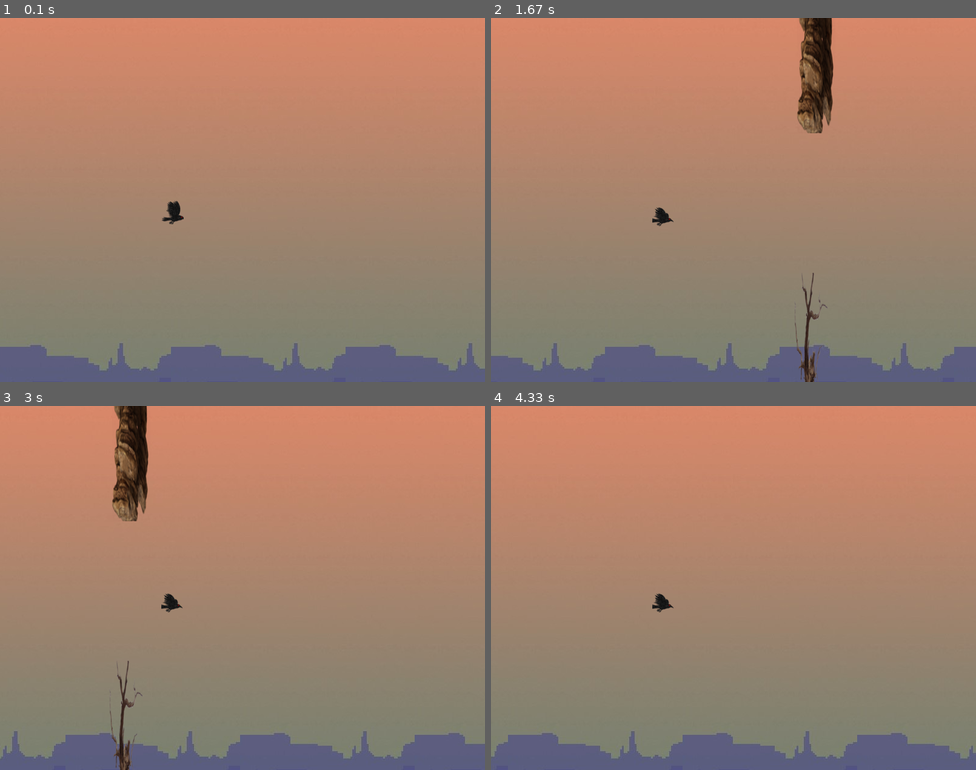
Above: before the commit, frames 1-4 (two rows, left to right).
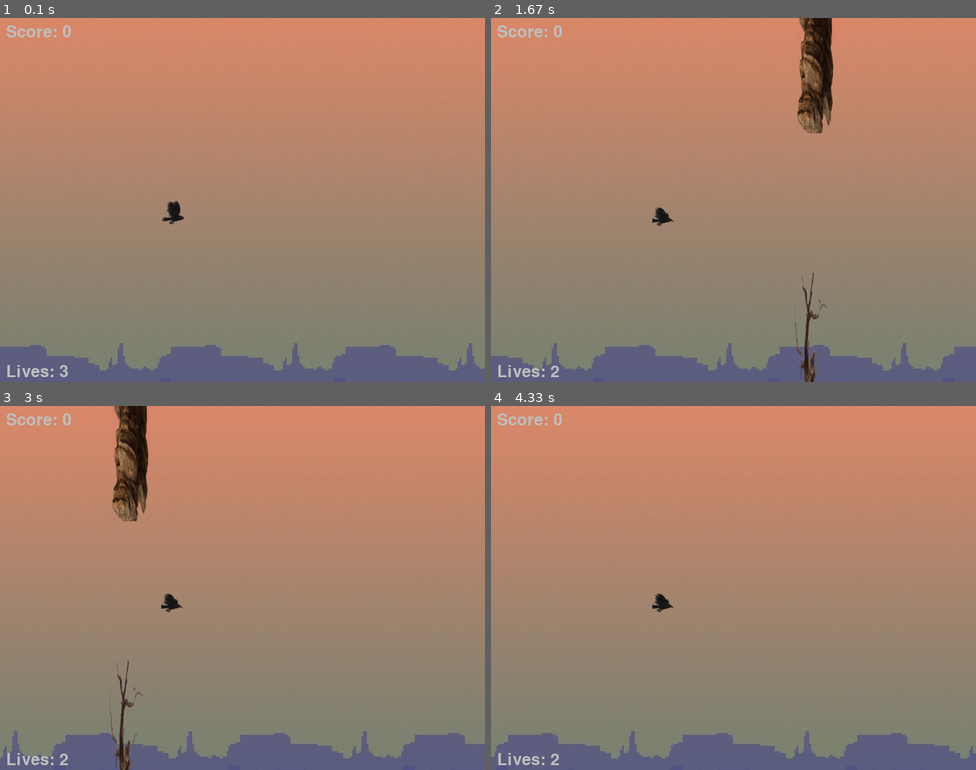
Above: after the commit, the same moments.

Repository: Showtimeeee/flappy_crow_pygame
Game: pygame game, started from main.py
Same seed, same stepped clock (60 frames per second), same inputs: the game is played once before the commit and once after it.
Inputs (mouse positions are in pixels of both pictures, inside the frame that each line leads up to):
- Up to frame 1 (0.1 s): no input
- Up to frame 2 (1.67 s): click (733, 200) at 0.38 s; click (733, 221) at 0.72 s
- Up to frame 3 (3 s): no input
- Up to frame 4 (4.33 s): no input

The runs differ from the first frame. In frame 1, 0.3% of the frame differs, in the area x 1-15%, y 2-99%; in frame 2, 0.3%; in frame 3, 0.3%; in frame 4, 0.3%.

Commit message:
obstacle logic, add score, lives, crow sounds

Diff:
--- a/main.py
+++ b/main.py
@@ -1,11 +1,17 @@
 import pygame as pg
-
+pg.init()
 WIDTH, HEIGHT = 800, 600
 FPS = 60
-
+bg_music = pg.mixer.Sound('sounds/bgmus.mp3')
+bg_music.set_volume(0.5)
+bg_music.play(loops=-1)
 
 window = pg.display.set_mode((WIDTH, HEIGHT))
 clock = pg.time.Clock()
+
+font_score = pg.font.Font(None, 40)
+font_game_over = pg.font.Font(None, 40)
+
 img_bg = pg.image.load('image/bg/c.jpg')
 img_crow = pg.image.load('image/crow/crowanim.png')
 img_toprock = pg.image.load('image/rock/1.png')
@@ -20,6 +26,9 @@
 rocks = []
 bgs = []
 bgs.append(pg.Rect(0, 0, 288, 600))
+lives = 3
+scores = 0
+
 
 
 play = True
@@ -61,8 +70,10 @@
     # state parameters
     if state == 'start':
         if click and timer == 0 and len(rocks) == 0:
+            mah_sound = pg.mixer.Sound('sounds/mah.mp3')
+            mah_sound.play()
             state = 'play'
-        # возвращется на место
+        # возврат на место
         py += (HEIGHT // 2 - py) * 0.1
         player.y = py
     elif state == 'play':
@@ -75,12 +86,12 @@
         sy = (sy + ay + 1) * 0.98
         player.y = py
 
-        # rocks если труба перешла границу экрана
+        # rocks
         if len(rocks) == 0 or rocks[len(rocks)-1].x < WIDTH - 200:
             rocks.append(pg.Rect(WIDTH, 0, 62, 190))
             rocks.append(pg.Rect(WIDTH, 420, 50, 190))
 
-        # столкновение
+        # collision
         if player.top < 0 or player.bottom > HEIGHT:
             state = 'fail'
 
@@ -89,20 +100,32 @@
                 state = 'fail'
 
     elif state == 'fail':
-        # сброс на начало
+        # reset to start
         sy, ay = 0, 0
-        state = 'start'
-        timer = 60
+        # sound
+        fail_sound = pg.mixer.Sound('sounds/carrr.mp3')
+        fail_sound.play()
+        lives -= 1
+        if lives > 0:
+            state = 'start'
+            # delay before start
+            timer = 60
+        else:
+            state = 'Game over'
+            timer = 120
     else:
-        pass
+        py += sy
+        sy = (sy + ay + 1) * 0.98
+        player.y = py
 
-    # draw
-    window.fill(pg.Color('black'))
-    #
+        if timer == 0:
+            play = False
+
+    # bg
     for bg in bgs:
         window.blit(img_bg, bg)
-    #
 
+    # obstacle location
     for rock in rocks:
         if rock.y == 0:
             rect = img_botrock.get_rect(bottomleft=rock.bottomleft)
@@ -112,9 +135,16 @@
             window.blit(img_toprock, rect)
 
     image = img_crow.subsurface(60 * int(frame), 0, 37, 40)
-    # задирать нос
+    # lift up head anim
     image = pg.transform.rotate(image, -sy * 2)
     window.blit(image, player)
+    # scores
+    text = font_score.render('Score: ' + str(scores), 1, pg.Color('grey'))
+    window.blit(text, (10, 10))
+    # lives
+    text = font_score.render('Lives: ' + str(lives), 1, pg.Color('grey'))
+    window.blit(text, (10, HEIGHT - 30))
+
     pg.display.update()
     clock.tick(FPS)
 
Not shown, added: sounds/bgmus.mp3
Not shown, added: sounds/carrr.mp3
Not shown, added: sounds/mah.mp3
